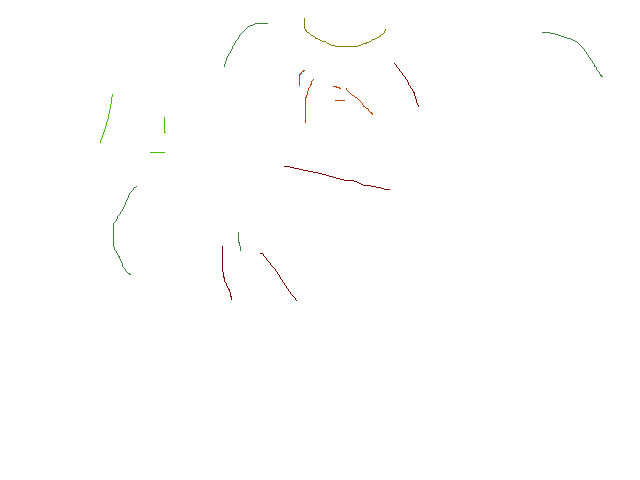
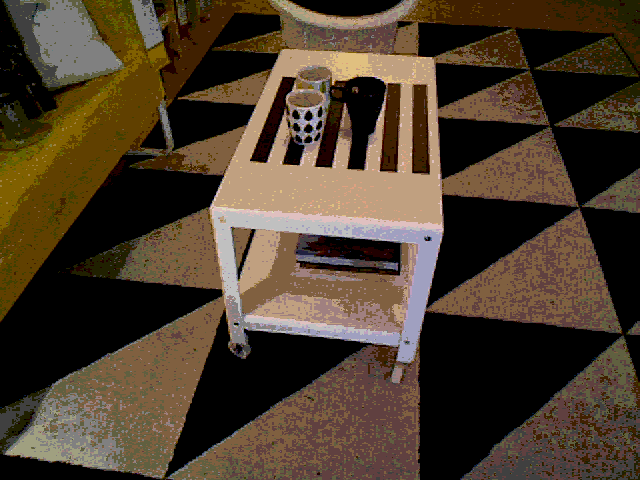
Layered file, before and after one edit (w=640, h=480). Changes by layer:
removed layer "Layer #1" over bbox(100, 18, 603, 301)
showed "01.png" over bbox(0, 0, 640, 480)
